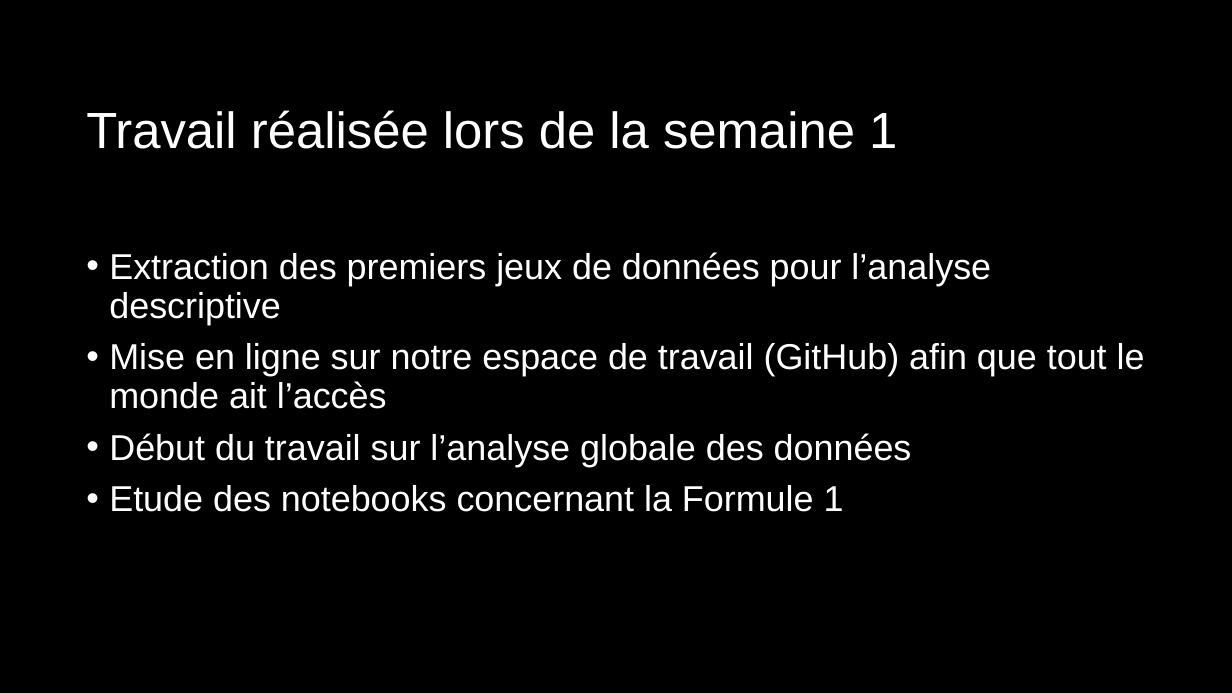
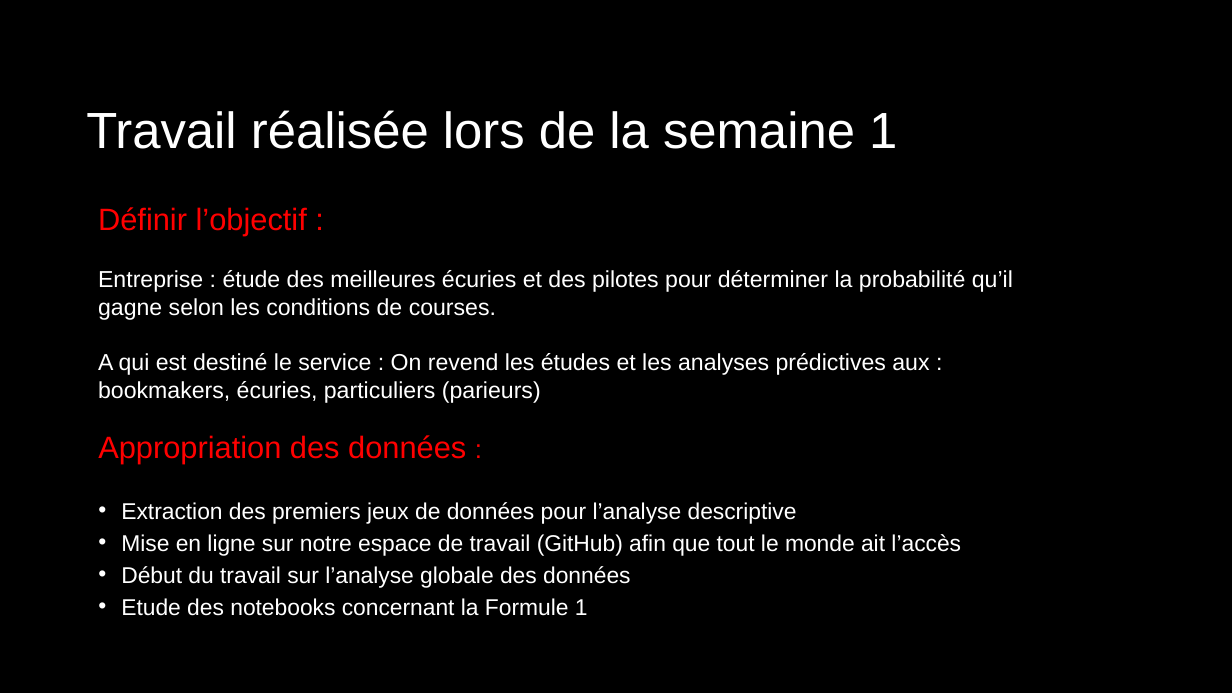
Before and after one commit to maxThoor/Formula-1-Race-Data, a slide deck: slide 4 of Gestion de projet/Présentation semaine 2.pptx. Drawn at 1232x693 pixels with LibreOffice and Linux fonts; fonts in the diff are those of the drawing. Boxes give left, top, right and bottom in pixels: in the first picture for what was removed or moved away, otherwise in the second. Text is boxed around its words. In the diff, an @@ line names an element or a change of style, - is before the commit and + after.

```diff
--- a/Gestion de projet/Présentation semaine 2.pptx
+++ b/Gestion de projet/Présentation semaine 2.pptx
@@ text added at [98,207,1013,403], 18 pt, text #FFFFFF @@
+Définir l’objectif :
+Entreprise : étude des meilleures écuries et des pilotes pour déterminer la probabilité qu’il gagne selon les conditions de courses.
+A qui est destiné le service : On revend les études et les analyses prédictives aux : bookmakers, écuries, particuliers (parieurs)
@@ text "Appropriation des données :": place and size @@
-text "Appropriation des données :" at [109,252,1145,512]
+text "Appropriation des données :" at [98,435,961,616]
@@ text at [98,435,466,463]: paragraph added @@
+Appropriation des données :
@@ text at [121,502,961,616]: size 28 to 17.8 pt in "Extraction des premiers jeux de données pour ...", "Mise en ligne sur notre espace de ...", "Début du travail sur l’analyse globale des ...", "Etude des notebooks concernant la Formule 1"; line spacing 0.9 to 0.7 @@
```
Also in this commit, not shown: 1 other slide changed, 1 other file.
